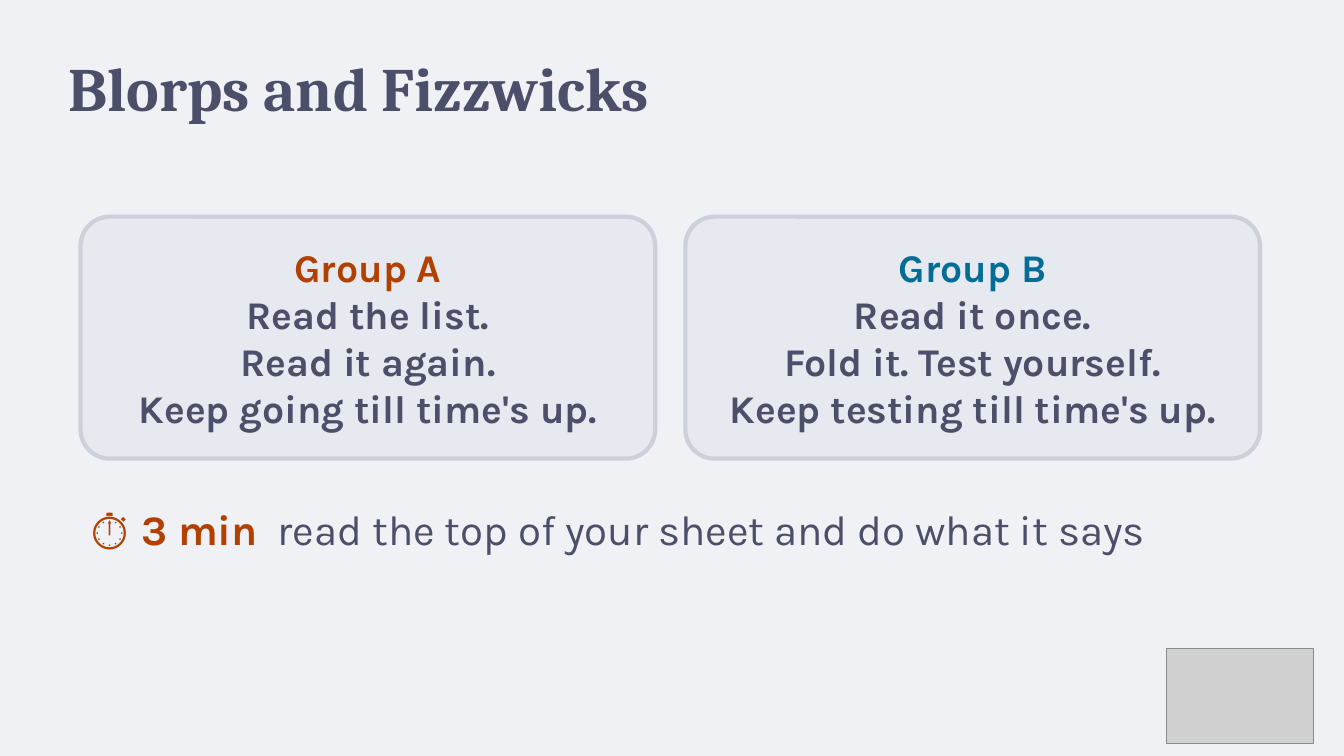
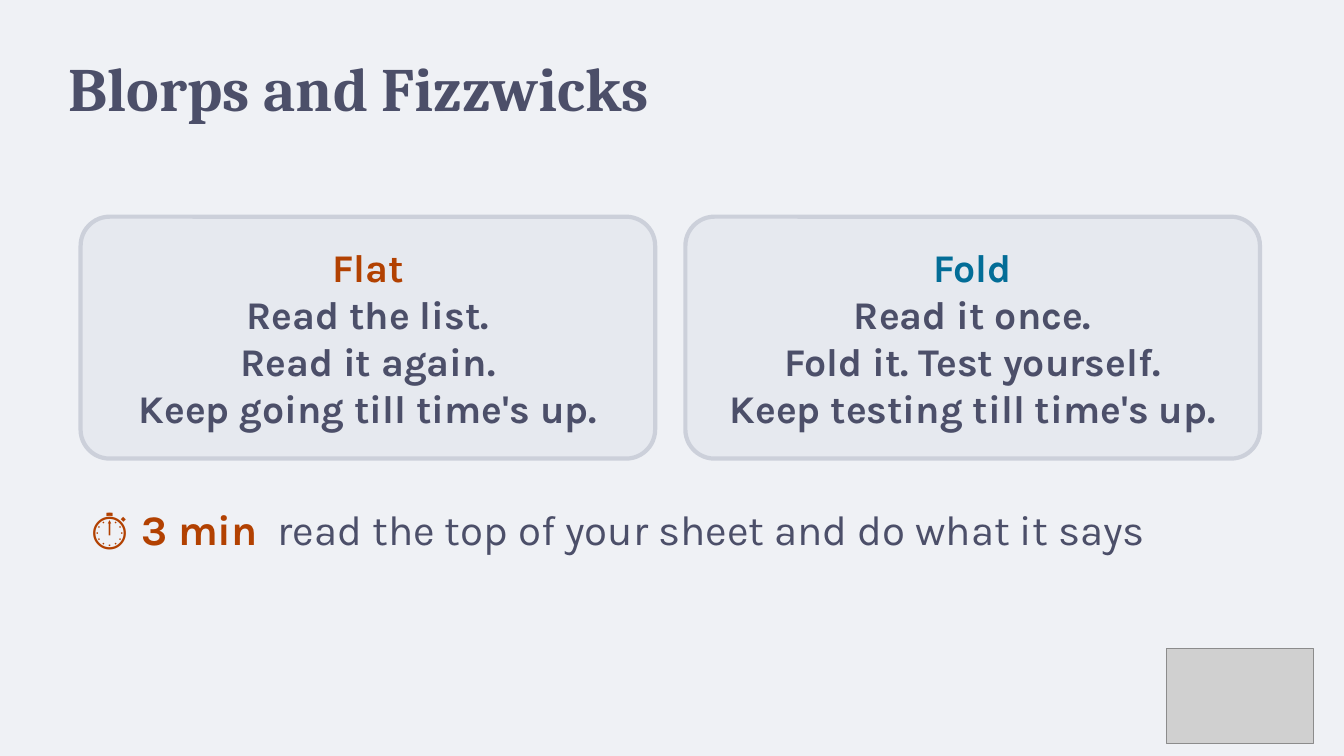
Before and after one commit to teachingthatlands/teachingthatlands.github.io, a slide deck: slide 6 of site/public/slides/ttl-day2-active-beats-passive.pptx. Drawn at 1344x756 pixels with LibreOffice and Linux fonts; fonts in the diff are those of the drawing; grey boxes stand for pictures. Boxes give left, top, right and bottom in pixels: in the first picture for what was removed or moved away, otherwise in the second. Text is boxed around its words. In the diff, an @@ line names an element or a change of style, - is before the commit and + after.

```diff
--- a/site/public/slides/ttl-day2-active-beats-passive.pptx
+++ b/site/public/slides/ttl-day2-active-beats-passive.pptx
@@ text in rounded rectangle at (332,255,404,283): text changed @@
-Group A
+Flat
@@ text in rounded rectangle at (934,255,1012,283): text changed @@
-Group B
+Fold
```
Also in this commit, not shown: 8 other files.
